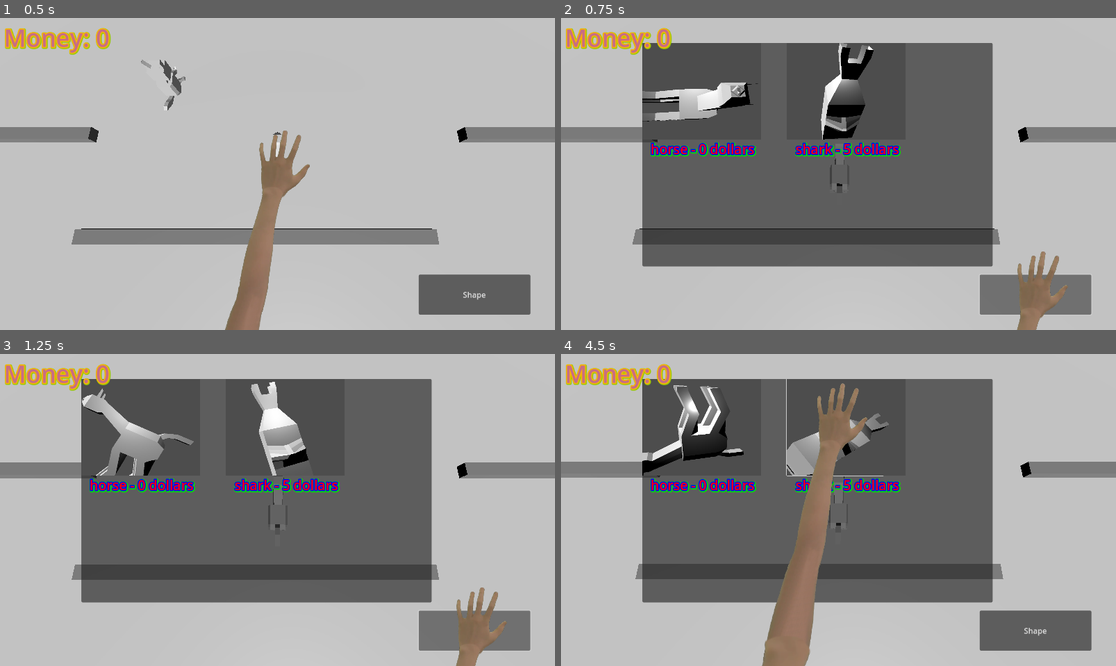
Above: before the commit, frames 1-4 (two rows, left to right).
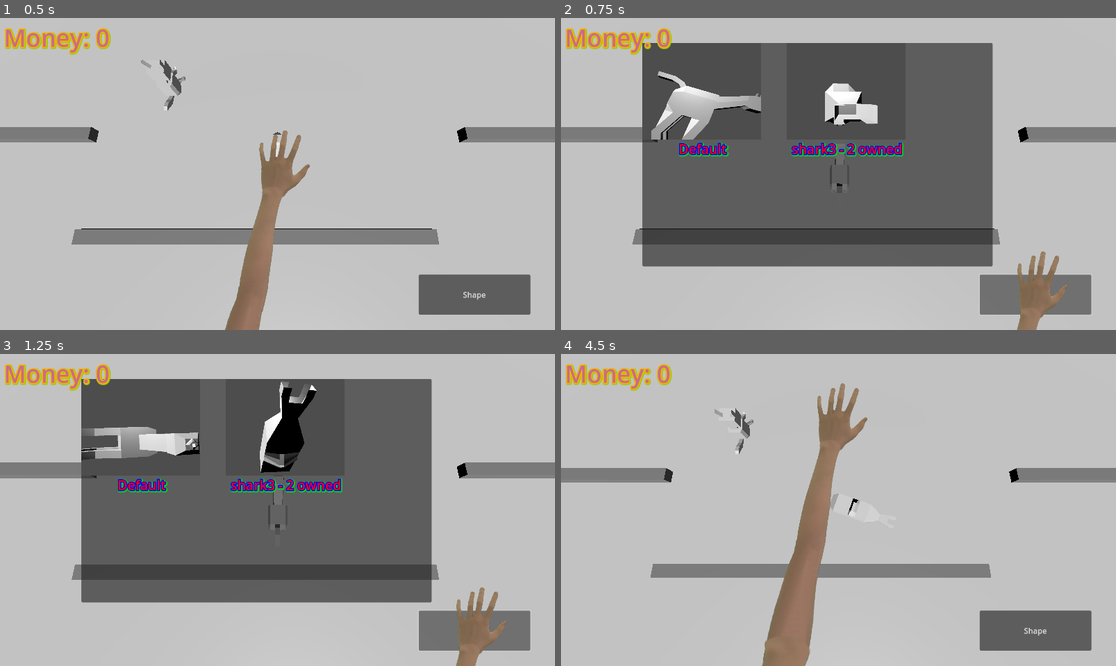
Above: after the commit, the same moments.

Repository: JAco9307/ShapeEscape
Game: Godot game, scene res://Main.tscn
Two runs of this game, one before a commit and one after it. Both use one fixed random seed, a clock stepped at 60 frames per second and the inputs below.
Inputs (mouse positions are in pixels of both pictures, inside the frame that each line leads up to):
- Up to frame 1 (0.5 s): no input
- Up to frame 2 (0.75 s): click "Shape" at 0.5 s
- Up to frame 3 (1.25 s): no input
- Up to frame 4 (4.5 s): click (688, 425) at 1.25 s, where only the run before the commit has a clickable "horse - 0 dollars"; click "Shape" at 2 s; click (688, 425) at 2.75 s, where only the run after the commit has a clickable "Default"; click "Shape" at 3.5 s; click (832, 425) at 4.25 s, where only the run before the commit has a clickable "shark - 5 dollars"

Frame 1 is identical in both runs. In frame 2, 4.8% of the frame differs, in the area x 14-62%, y 8-45%; in frame 3, 5.3%; in frame 4, 43%, in the area x 0-100%, y 8-80%.

Commit message:
changed shapes menu to be inventory

Diff:
--- a/UI/MainUI.gd
+++ b/UI/MainUI.gd
@@ -1,7 +1,9 @@
 extends CanvasLayer
 
 func _ready() -> void:
-	$ShapeSelect.visible = false
+	$InventoryShape.visible = false
 
 func _on_shape_button_pressed() -> void:
-	$ShapeSelect.visible = true
+	if $InventoryShape.visible == false:
+		$InventoryShape.visible = true
+		$InventoryShape.setup_buttons()
--- a/UI/MainUI.tscn
+++ b/UI/MainUI.tscn
@@ -32,17 +32,17 @@
 offset_bottom = 616.0
 text = "Shape"
 
-[node name="ShapeSelect" type="PanelContainer" parent="."]
+[node name="InventoryShape" type="PanelContainer" parent="."]
 offset_left = 169.0
 offset_top = 52.0
 offset_right = 896.0
 offset_bottom = 516.0
 script = ExtResource("2_wwh41")
 
-[node name="ScrollContainer" type="ScrollContainer" parent="ShapeSelect"]
+[node name="ScrollContainer" type="ScrollContainer" parent="InventoryShape"]
 layout_mode = 2
 
-[node name="ShapeButtons" type="HFlowContainer" parent="ShapeSelect/ScrollContainer"]
+[node name="ShapeButtons" type="HFlowContainer" parent="InventoryShape/ScrollContainer"]
 unique_name_in_owner = true
 layout_mode = 2
 size_flags_horizontal = 3
--- a/UI/ShapeSelectUI.gd
+++ b/UI/ShapeSelectUI.gd
@@ -6,13 +6,25 @@
 	{
 		"object": preload("res://models/horse.glb"),
 		"name": "horse",
-		"cost": 0,
+		"owned": -1,
 		"scene": preload("res://objects/horse.tscn")
 	},
 	{
 		"object": preload("res://models/shark.glb"),
 		"name": "shark",
-		"cost": 5,
+		"owned": 0,
+		"scene": preload("res://objects/shark.tscn")
+	},
+	{
+		"object": preload("res://models/shark.glb"),
+		"name": "shark2",
+		"owned": 0,
+		"scene": preload("res://objects/shark.tscn")
+	},
+	{
+		"object": preload("res://models/shark.glb"),
+		"name": "shark3",
+		"owned": 2,
 		"scene": preload("res://objects/shark.tscn")
 	},
 ]
@@ -20,27 +32,43 @@
 var offset = Vector3(0, 10000, 10000)
 
 func _ready() -> void:
-	setup_buttons()
+	pass
 
 func close():
 	visible = false
+	for button in %ShapeButtons.get_children():
+		button.queue_free()
 
 func button_clicked(index):
-	if GlobalVariables.money >= shapes[index].cost:
-		GlobalVariables.money -= shapes[index].cost
+	if shapes[index].owned == -1:
+		GlobalVariables.player.change_object(shapes[index].scene.instantiate())
+		close()
+	elif shapes[index].owned > 0:
+		shapes[index].owned -= 1
 		GlobalVariables.player.change_object(shapes[index].scene.instantiate())
 		close()
 
 func setup_buttons():
 	var index = 0
 	for shape in shapes:
+		if shape.owned == 0:
+			index += 1
+			continue
 		var newButton = shapeButtonScene.instantiate()
 		var buttonObject = shape.object.instantiate()
 		%ShapeButtons.add_child(newButton)
 		newButton.set_location_offset(offset)
 		offset += Vector3(0, 10000, 10000)
 		newButton.change_object(buttonObject)
+		if shape.owned == -1:
+			newButton.set_info("Default")
+		else:
+			newButton.set_info(shape.name + " - " + str(shape.owned) + " owned")
 
-		newButton.set_info(shape.name + " - " + str(shape.cost) + " dollars")
 		newButton.pressed.connect(button_clicked.bind(index))
 		index += 1
+
+func _input(event: InputEvent) -> void:
+	if event is InputEventMouseButton:
+		if event.button_index == MouseButton.MOUSE_BUTTON_RIGHT:
+				close()
